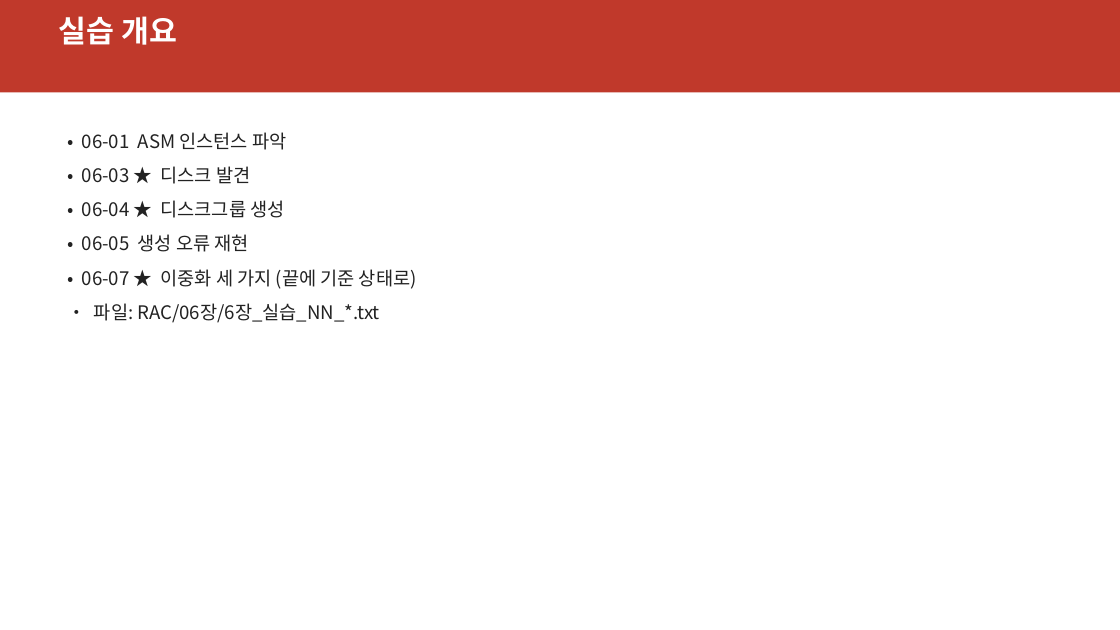
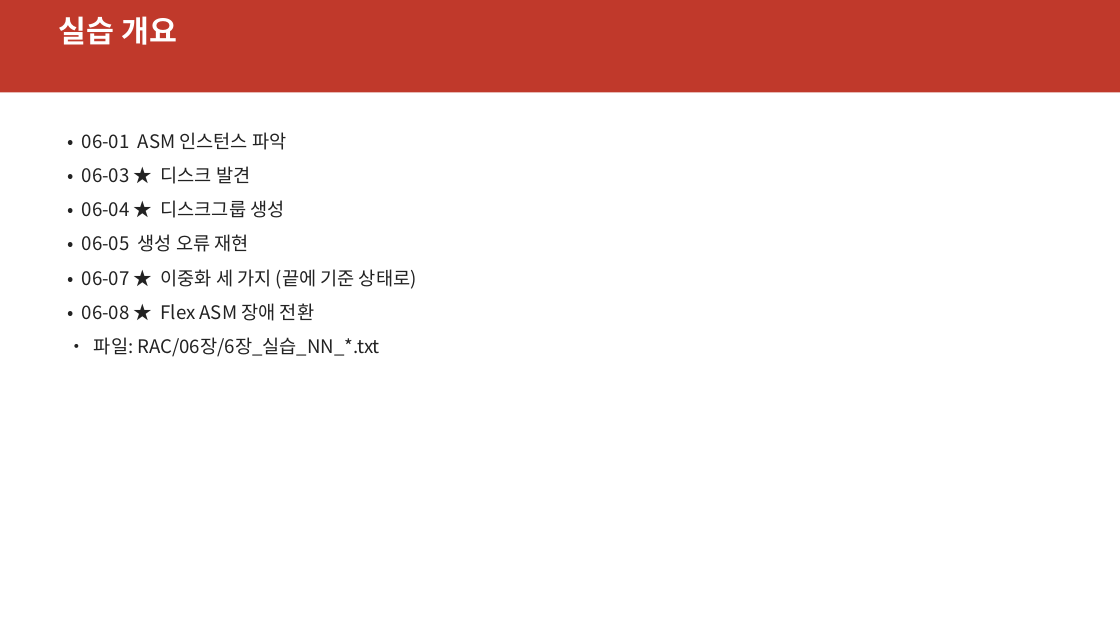
Before and after one commit to elpisk/OracleManual, a slide deck: slide 33 of RAC/5일과정/04장/4장_ASM인스턴스와디스크그룹.pptx (slide 32 before the commit). Drawn at 1120x630 pixels with LibreOffice and Linux fonts; fonts in the diff are those of the drawing. Boxes give left, top, right and bottom in pixels: in the first picture for what was removed or moved away, otherwise in the second. Text is boxed around its words. In the diff, an @@ line names an element or a change of style, - is before the commit and + after.

```diff
--- a/RAC/5일과정/04장/4장_ASM인스턴스와디스크그룹.pptx
+++ b/RAC/5일과정/04장/4장_ASM인스턴스와디스크그룹.pptx
@@ text at bbox=[82, 303, 314, 321]: paragraph added @@
+• 06-08 ★ Flex ASM 장애 전환
```
Also in this commit, not shown: 1 slide added, 3 other files.
